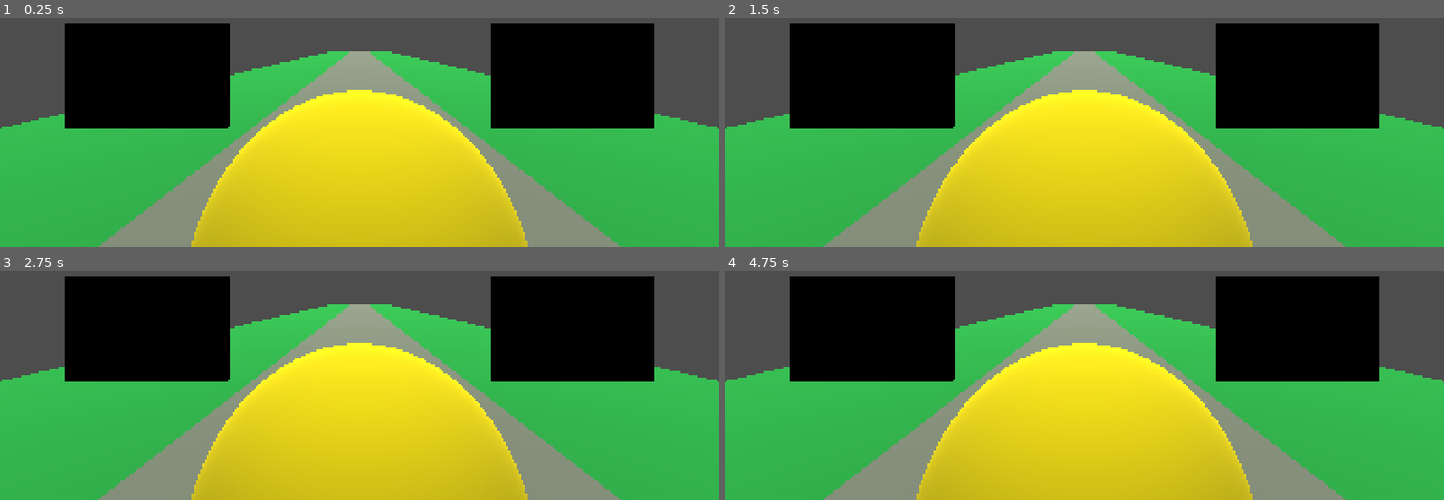
Above: before the commit, frames 1-4 (two rows, left to right).
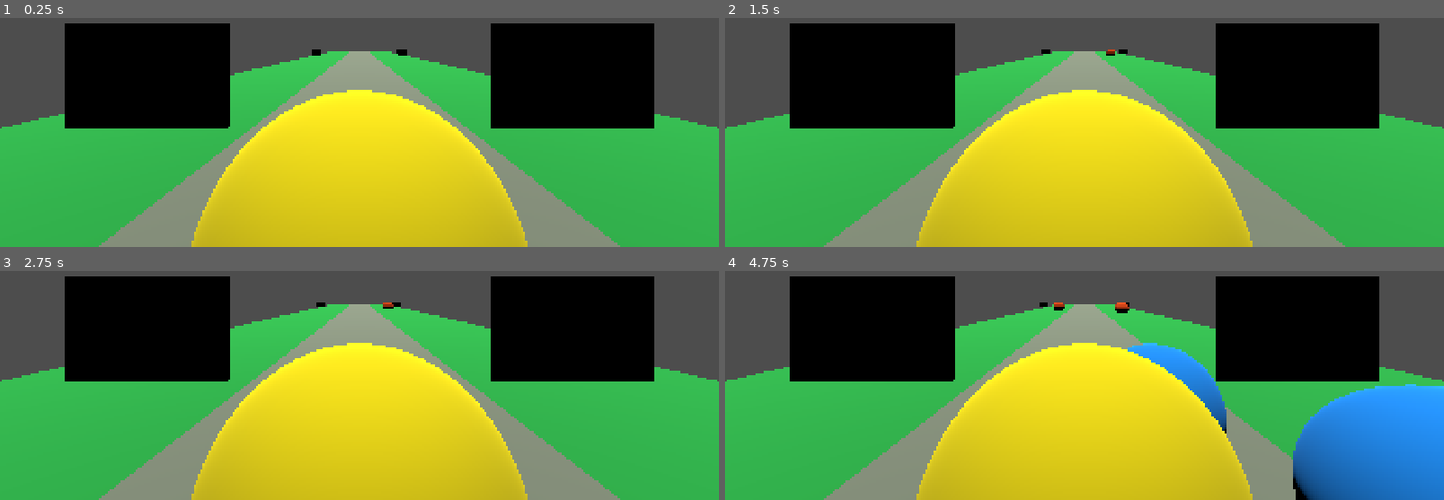
Above: after the commit, the same moments.

Repository: jcamejo/El-devolvedor
Game: Godot game, scene res://scenes/road.tscn
Same seed, same stepped clock (60 frames per second), same inputs: the game is played once before the commit and once after it.
Inputs (mouse positions are in pixels of both pictures, inside the frame that each line leads up to):
- Up to frame 1 (0.25 s): no input
- Up to frame 2 (1.5 s): tap Enter (ui_accept) at 0.5, 0.77 s; move the mouse to (1242, 24) at 0.52 s; hold Up (ui_up) 0.53-1.28 s; tap F at 0.6, 1.35 s; click (1242, 24) at 0.67 s; move the mouse to (940, 66) at 1.27 s; hold Down (ui_down) from 1.28 s (still down)
- Up to frame 3 (2.75 s): tap Enter (ui_accept) at 1.52 s; move the mouse to (outside the picture) at 2.02 s; release Down (ui_down) at 2.03 s; hold Up (ui_up) from 2.03 s (still down); tap F at 2.1 s
- Up to frame 4 (4.75 s): tap Enter (ui_accept) at 2.75, 3.02, 3.77, 4.52 s; move the mouse to (1048, 378) at 2.77 s; tap F at 2.85, 3.6, 4.35 s; click (1048, 378) at 2.92 s; move the mouse to (1300, 358) at 3.52 s; release Up (ui_up) at 3.53 s; hold Down (ui_down) from 3.53 s (still down); move the mouse to (outside the picture) at 4.27 s

The runs differ from the first frame. In frame 1, less than 0.1% of the frame differs, in the area x 43-57%, y 13-17%; in frame 2, less than 0.1%; in frame 3, less than 0.1%; in frame 4, 11%, in the area x 43-100%, y 13-100%.

Commit message:
Add back spawners with different material

Diff:
--- /dev/null
+++ b/resources/back_enemy.tres
@@ -0,0 +1,4 @@
+[gd_resource type="StandardMaterial3D" format=3 uid="uid://bqvhikt1eqd36"]
+
+[resource]
+albedo_color = Color(0.972549, 0.3019608, 0, 1)
--- /dev/null
+++ b/resources/front_enemy.tres
@@ -0,0 +1,4 @@
+[gd_resource type="StandardMaterial3D" format=3 uid="uid://c34r364527mfp"]
+
+[resource]
+albedo_color = Color(0.09370499, 0.5752657, 0.9942619, 1)
--- a/scenes/Enemy.tscn
+++ b/scenes/Enemy.tscn
@@ -1,12 +1,10 @@
 [gd_scene format=3 uid="uid://mg2oia2s6mgt"]
 
 [ext_resource type="Script" uid="uid://cj6axnnf8heo2" path="res://scripts/enemy.gd" id="1_3gvst"]
-
-[sub_resource type="StandardMaterial3D" id="StandardMaterial3D_5q5h1"]
-albedo_color = Color(0.972549, 0.3019608, 0, 1)
+[ext_resource type="Material" uid="uid://c34r364527mfp" path="res://resources/front_enemy.tres" id="2_55jtl"]
 
 [sub_resource type="SphereMesh" id="SphereMesh_fgtc5"]
-material = SubResource("StandardMaterial3D_5q5h1")
+material = ExtResource("2_55jtl")
 
 [sub_resource type="SphereShape3D" id="SphereShape3D_fgtc5"]
 radius = 0.3
@@ -17,7 +15,7 @@
 
 [node name="Pivot" type="Node3D" parent="." unique_id=534324227]
 
-[node name="MeshInstance3D" type="MeshInstance3D" parent="Pivot" unique_id=1580040612]
+[node name="Model" type="MeshInstance3D" parent="Pivot" unique_id=1580040612]
 transform = Transform3D(1, 0, 0, 0, 1, 0, 0, 0, 1, 0, -0.20016348, -0.06045544)
 mesh = SubResource("SphereMesh_fgtc5")
 
--- a/scenes/road.tscn
+++ b/scenes/road.tscn
@@ -28,10 +28,25 @@
 material = SubResource("StandardMaterial3D_5illg")
 height = 0.5
 
+[sub_resource type="StandardMaterial3D" id="StandardMaterial3D_c38u8"]
+albedo_color = Color(0, 0.5426451, 0.95040256, 1)
+
+[sub_resource type="CylinderMesh" id="CylinderMesh_bpux6"]
+material = SubResource("StandardMaterial3D_c38u8")
+height = 0.5
+
 [sub_resource type="Curve3D" id="Curve3D_811qs"]
 closed = true
 _data = {
 "points": PackedVector3Array(0, 0, 0, 0, 0, 0, -4.2658005, 0, -5.624065, 0, 0, 0, 0, 0, 0, 4.41436, 0, -5.560396),
+"tilts": PackedFloat32Array(0, 0)
+}
+point_count = 2
+
+[sub_resource type="Curve3D" id="Curve3D_c38u8"]
+closed = true
+_data = {
+"points": PackedVector3Array(0, 0, 0, 0, 0, 0, -4.3225756, 0, 29.299145, 0, 0, 0, 0, 0, 0, 4.458989, 0, 29.32149),
 "tilts": PackedFloat32Array(0, 0)
 }
 point_count = 2
@@ -64,20 +79,37 @@
 
 [node name="Cylinders" type="Node3D" parent="." unique_id=2021503988]
 
-[node name="Path1" type="MeshInstance3D" parent="Cylinders" unique_id=1799777056]
+[node name="FrontPath1" type="MeshInstance3D" parent="Cylinders" unique_id=1799777056]
 transform = Transform3D(1, 0, 0, 0, 1, 0, 0, 0, 1, -4.335287, 0.419181, -5.682935)
 mesh = SubResource("CylinderMesh_fgtc5")
 
-[node name="Path2" type="MeshInstance3D" parent="Cylinders" unique_id=1692487872]
+[node name="FrontPath2" type="MeshInstance3D" parent="Cylinders" unique_id=1692487872]
 transform = Transform3D(1, 0, 0, 0, 1, 0, 0, 0, 1, 4.4373493, 0.419181, -5.612577)
 mesh = SubResource("CylinderMesh_fgtc5")
 
-[node name="SpawnPath" type="Path3D" parent="." unique_id=1623699593]
-transform = Transform3D(1, 0, 0, 0, 1, 0, 0, 0, 1, 0, 0.5, 0)
+[node name="BackPath2" type="MeshInstance3D" parent="Cylinders" unique_id=1045131513]
+transform = Transform3D(1, 0, 0, 0, 1, 0, 0, 0, 1, 4.4373493, 0.419181, 29.279076)
+mesh = SubResource("CylinderMesh_bpux6")
+
+[node name="BackPath1" type="MeshInstance3D" parent="Cylinders" unique_id=236861435]
+transform = Transform3D(1, 0, 0, 0, 1, 0, 0, 0, 1, -4.33, 0.419, 29.279)
+mesh = SubResource("CylinderMesh_bpux6")
+
+[node name="FrontSpawnPath" type="Path3D" parent="." unique_id=1623699593]
 curve = SubResource("Curve3D_811qs")
 
-[node name="SpawnLocation" type="PathFollow3D" parent="SpawnPath" unique_id=797026006]
+[node name="SpawnLocation" type="PathFollow3D" parent="FrontSpawnPath" unique_id=797026006]
 transform = Transform3D(-0.0073348065, 0, -0.9999731, 0, 1, 0, 0.9999731, 0, -0.0073348065, -4.2658005, 0, -5.624065)
 
-[node name="EnemyTimer" type="Timer" parent="." unique_id=730701828]
+[node name="BackSpawnPath" type="Path3D" parent="." unique_id=1055229823]
+transform = Transform3D(1, 0, 0, 0, 1, 0, 0, 0, 1, 0, 0.5, 0)
+curve = SubResource("Curve3D_c38u8")
+
+[node name="SpawnLocation" type="PathFollow3D" parent="BackSpawnPath" unique_id=1482531444]
+transform = Transform3D(-0.0025445633, 0, -0.9999968, 0, 1, 0, 0.9999968, 0, -0.0025445633, -4.3225756, 0, 29.299145)
+
+[node name="FrontEnemyTimer" type="Timer" parent="." unique_id=730701828]
 autostart = true
+
+[node name="BackEnemyTimer" type="Timer" parent="." unique_id=770239560]
+autostart = true
--- a/scripts/enemy.gd
+++ b/scripts/enemy.gd
@@ -1,23 +1,41 @@
-extends CharacterBody3D
+class_name Enemy extends CharacterBody3D
 
 @export var min_speed = 100
 @export var max_speed = 180
 
 @onready var visibilityNotifier: VisibleOnScreenNotifier3D = $VisibleOnScreenNotifier3D
 @onready var random_speed = randi_range(min_speed, max_speed)
+@onready var origin: String
+@onready var model: MeshInstance3D = $Pivot/Model
+
+const FRONT_ENEMY_MAT = preload('res://resources/front_enemy.tres')
+const BACK_ENEMY_MAT = preload('res://resources/back_enemy.tres')
 
 func _ready() -> void:
 	visibilityNotifier.connect('screen_exited', _on_screen_exited)
+	_set_color()
 
 
 func _on_screen_exited():
 	queue_free()
 
 
-func initialize(start_position):
+func initialize(start_position, origins):
 	position = start_position
+	origin = origins
+
+
+func _set_color():
+	if origin == 'back':
+		model.material_override = BACK_ENEMY_MAT
+	else:
+		model.material_override = FRONT_ENEMY_MAT
 
 
 func _physics_process(delta: float) -> void:
 	velocity.z = random_speed * delta
+
+	if origin == 'back':
+		velocity *= -1
+
 	move_and_slide()
--- a/scripts/level.gd
+++ b/scripts/level.gd
@@ -1,20 +1,29 @@
 extends Node
 
 @export var enemy_scene: PackedScene
-@onready var enemy_timer: Timer = $EnemyTimer
-@onready var enemy_spawn_location: PathFollow3D = $SpawnPath/SpawnLocation
+@onready var front_enemy_timer: Timer = $FrontEnemyTimer
+@onready var front_enemy_spawn_location: PathFollow3D = $FrontSpawnPath/SpawnLocation
+@onready var back_enemy_spawn_location: PathFollow3D = $BackSpawnPath/SpawnLocation
+@onready var back_enemy_timer: Timer = $BackEnemyTimer
+
 
 func _ready() -> void:
-	enemy_timer.connect('timeout', _on_enemy_timer_timeout)
-
+	front_enemy_timer.connect('timeout', _on_enemy_timer.bind('front'))
+	back_enemy_timer.connect('timeout', _on_enemy_timer.bind('back'))
 func _unhandled_input(_event: InputEvent) -> void:
 	pass
 
 
-func _on_enemy_timer_timeout() -> void:
-	var enemy = enemy_scene.instantiate()
+func _on_enemy_timer(orientation: String) -> void:
+	var enemy: Enemy = enemy_scene.instantiate()
+	var location: PathFollow3D
 
-	enemy_spawn_location.progress_ratio = randf()
-	enemy.initialize(enemy_spawn_location.position)
+	if orientation == 'front':
+		location = front_enemy_spawn_location
+	else:
+		location = back_enemy_spawn_location
+
+	location.progress_ratio = randf()
+	enemy.initialize(location.position, orientation)
 
 	add_child(enemy)
